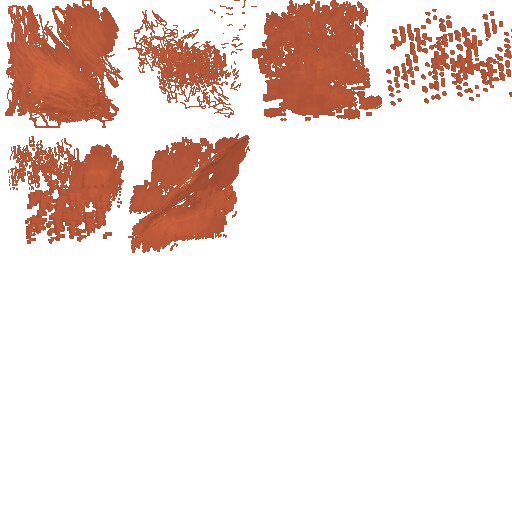
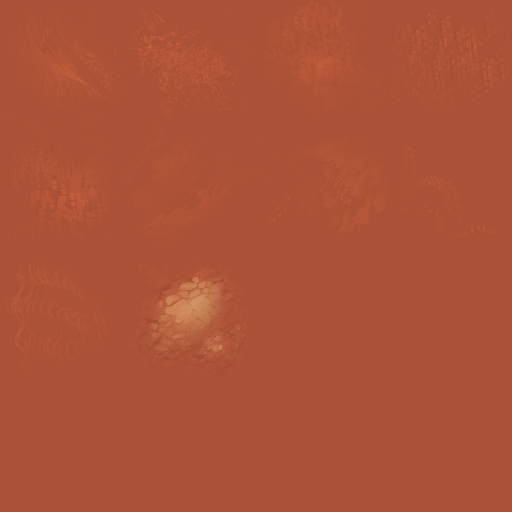
Before/after of a 512x512 layered artwork. What changed in the layer stack:
added layer "Layer 16" above "Layer 14" over <box>122,254,262,395</box>
painted on "Layer 14" over <box>3,0,512,374</box>
showed "Layer 15" over <box>0,0,512,512</box>
